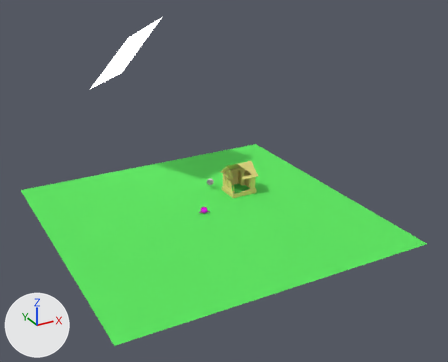
A saved change to the glTF model src/models/low_poly_house.glb.
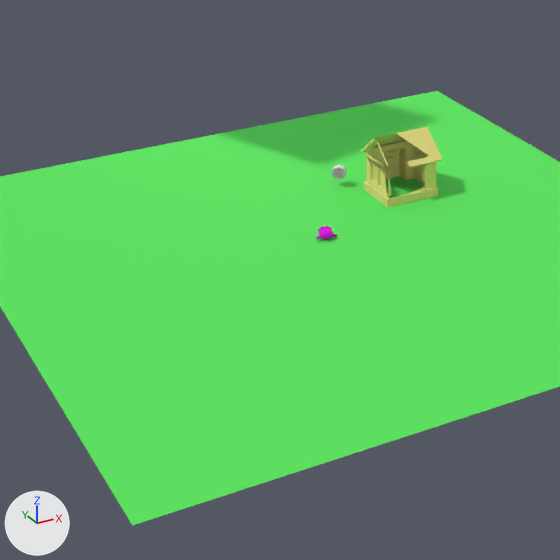
Old and new are each drawn whole from a 50 mm lens placed at (-82.8, -150.6, 74.7), pointed at (-11.8, -21.5, 10.2) and again close up on the part from 12% to 70% of the width and 28% to 100% of the height. Every picture has the same lights, and +X, +Y and +Z are marked at lower left. Where no turn or scale is listed for an object, it has been applied to the vertices. Vertices at the same position are counted once.

In view in the first close-up: 'Box001_02 - Default_0', 'Icosphere', 'Plane.002', 'Suzanne'.
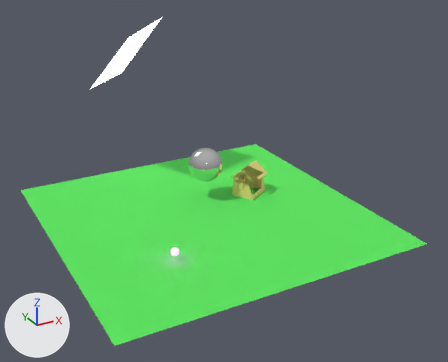
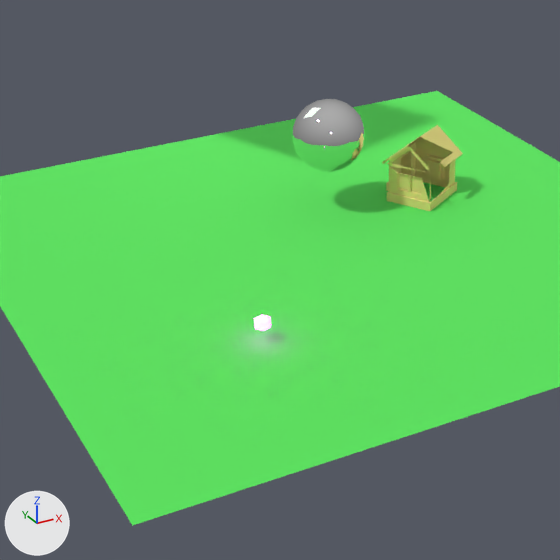
What differs and where, as boxes (x1, y1, x2, y2) in the close-ups (560 x 560 px):
'Box001_02 - Default_0', moved, turned: before (361, 127, 442, 208); after (382, 125, 463, 211)
'Icosphere', reshaped, moved, rescaled (387% wider, 393% taller): before (332, 165, 346, 179); after (293, 99, 365, 172)
'Icosphere.001', added: after (254, 315, 271, 331)
'Suzanne', deleted: before (316, 226, 337, 240)
part 1 of me_icosphere, added: after (295, 111, 353, 172)

The edits, one by one:
Material 'Material.010' (mat_material_010) is new.
Its base color is (0.8, 0.8, 0.8) (white #e7e7e7).
Its metallic is 1.0.
Its roughness is 0.0.
Material 'Material.012' (mat_material_012) is new.
Its base color is (0.8, 0.8, 0.8) (white #e7e7e7).
Its emission color is (0.942, 0.0239, 1.0) (pink #f82bff).
Its emission strength is 14.0.
me_icosphere is used by ob_icosphere; location (-6.7, -3.9, 2.1).
me_icosphere had 133 vertices, 243 faces and spanned x -1.0..1.0, y -1.0..1.0, z -1.0..1.0.
me_icosphere no longer uses material mat_material_005 (white #e7e7e7).
me_icosphere now has 162 vertices, 320 faces and spans x -1.0..1.0, y -1.0..1.0, z -1.0..1.0.
Part 1, on me_icosphere:
29 vertices are added at x -0.96..0.03, y -0.96..0.0, z -0.72..0.72.
77 new faces join them.
me_icosphere part 2: the surface is now shaded smooth.
me_icosphere now uses material mat_material_010 (white #e7e7e7).
Mesh me_icosphere_005 is new.
It is an icosphere of 20 faces spanning x -0.89..0.89, y -0.85..0.85, z -1.0..1.0.
It uses material mat_material_012 (white #e7e7e7).
Object 'Box001_02 - Default_0' (ob_box001_02___default_0) moves from (-0.4, -9.8, -0.1) to (1.6, -11.9, -0.1).
Object 'Box001_02 - Default_0' (ob_box001_02___default_0) turns from (-90, 0, -180) to (-90, 0, -149) degrees about x, y and z.
Object 'Icosphere' (ob_icosphere) moves from (-6.7, -3.9, 2.1) to (-10.6, -8.7, 9.9).
Object 'Icosphere' (ob_icosphere) is rescaled from (1.0, 1.0, 1.0) to (4.71, 4.71, 4.71).
Object 'Suzanne' (ob_suzanne) is deleted.
Object 'Icosphere.001' (ob_icosphere_001) is new; it shows me_icosphere_005.
Its location is (-32.5, -35.7, 2.2).
